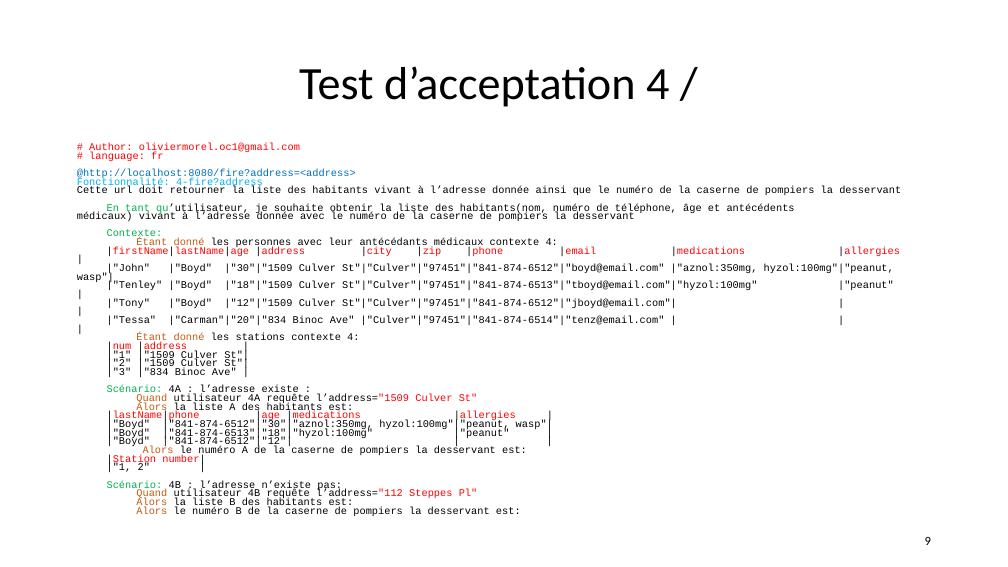
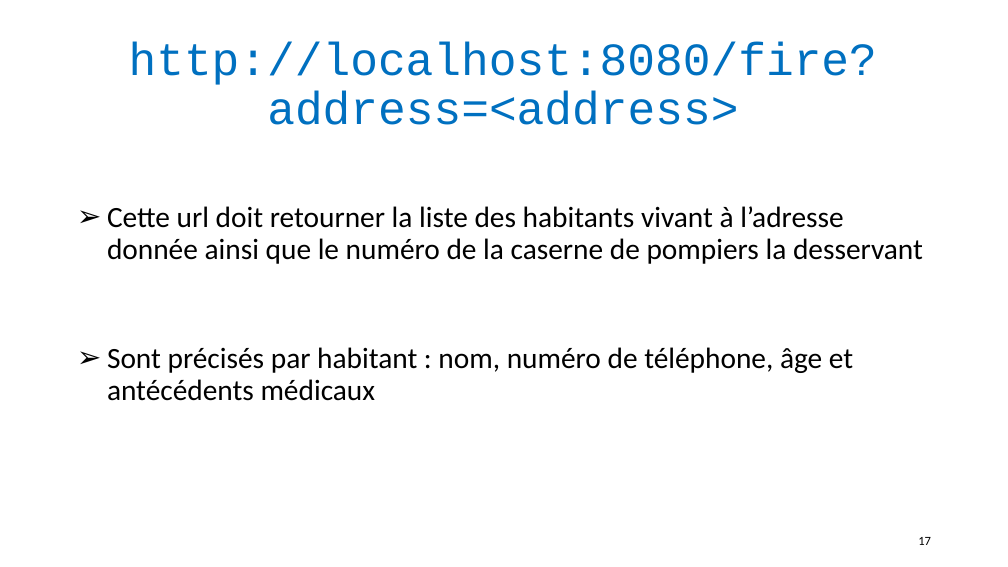
Before and after one commit to andrechico999/https-github.com-emmo78-com.safetynet.alerts, a slide deck: slide 17 of A_Livrables/MOREL_Olivier_4_slides_062022.pptx (slide 9 before the commit). Drawn at 1008x567 pixels with LibreOffice and Linux fonts; fonts in the diff are those of the drawing. Boxes give left, top, right and bottom in pixels: in the first picture for what was removed or moved away, otherwise in the second. Text is boxed around its words. In the diff, an @@ line names an element or a change of style, - is before the commit and + after.

Commit message:
wip : coding Unit Test done for RequestService

```diff
--- a/A_Livrables/MOREL_Olivier_4_slides_062022.pptx
+++ b/A_Livrables/MOREL_Olivier_4_slides_062022.pptx
@@ title at (129, 42, 877, 125): text changed; font Calibri to Courier New; text colour #000000 to #0070C0 @@
-Test d’acceptation 4 /
+http://localhost:8080/fire?address=<address>
@@ text at (77, 143, 356, 189): paragraphs removed @@
-# Author: oliviermorel.oc1@gmail.com
-# language: fr
-@http://localhost:8080/fire?address=<address>
-Fonctionnalité: 4-fire?address
@@ text at (107, 206, 923, 264): size 9.8 to 28 pt, font Courier New to Calibri in "Cette url doit retourner la liste des ..."; bullet none to ➢; line spacing 0.7 to 0.9; more space between paragraphs @@
@@ text at (107, 347, 853, 401): text changed; size 9.8 to 28 pt; font Courier New to Calibri @@
-En tant qu’utilisateur, je souhaite obtenir la liste des habitants(nom, numéro de téléphone, âge et antécédents
-médicaux) vivant à l’adresse donnée avec le numéro de la caserne de pompiers la desservant
-Contexte:
-Étant donné les personnes avec leur antécédants médicaux contexte 4:
-|firstName|lastName|age |address |city |zip |phone |email |medications |allergies |
-|"John" |"Boyd" |"30"|"1509 Culver St"|"Culver"|"97451"|"841-874-6512"|"boyd@email.com" |"aznol:350mg, hyzol:100mg"|"peanut, wasp"|
-|"Tenley" |"Boyd" |"18"|"1509 Culver St"|"Culver"|"97451"|"841-874-6513"|"tboyd@email.com"|"hyzol:100mg" |"peanut" |
-|"Tony" |"Boyd" |"12"|"1509 Culver St"|"Culver"|"97451"|"841-874-6512"|"jboyd@email.com"| | |
-|"Tessa" |"Carman"|"20"|"834 Binoc Ave" |"Culver"|"97451"|"841-874-6514"|"tenz@email.com" | | |
-Étant donné les stations contexte 4:
-|num |address |
-|"1" |"1509 Culver St"|
-|"2" |"1509 Culver St"|
-|"3" |"834 Binoc Ave" |
-Scénario: 4A : l’adresse existe :
-Quand utilisateur 4A requête l’address="1509 Culver St"
-Alors la liste A des habitants est:
-|lastName|phone |age |medications |allergies |
-|"Boyd" |"841-874-6512"|"30"|"aznol:350mg, hyzol:100mg"|"peanut, wasp"|
-|"Boyd" |"841-874-6513"|"18"|"hyzol:100mg" |"peanut" |
-|"Boyd" |"841-874-6512"|"12"| | |
-Alors le numéro A de la caserne de pompiers la desservant est:
-|Station number|
-|"1, 2" |
-Scénario: 4B : l’adresse n’existe pas:
-Quand utilisateur 4B requête l’address="112 Steppes Pl"
-Alors la liste B des habitants est:
-Alors le numéro B de la caserne de pompiers la desservant est:
+➢ Sont précisés par habitant : nom, numéro de téléphone, âge et antécédents médicaux
@@ page number at (918, 537, 931, 545): text changed @@
-9
+17
```
Also in this commit, not shown: 14 other slides changed, 10 slides added, 7 slides removed, 5 other files.
